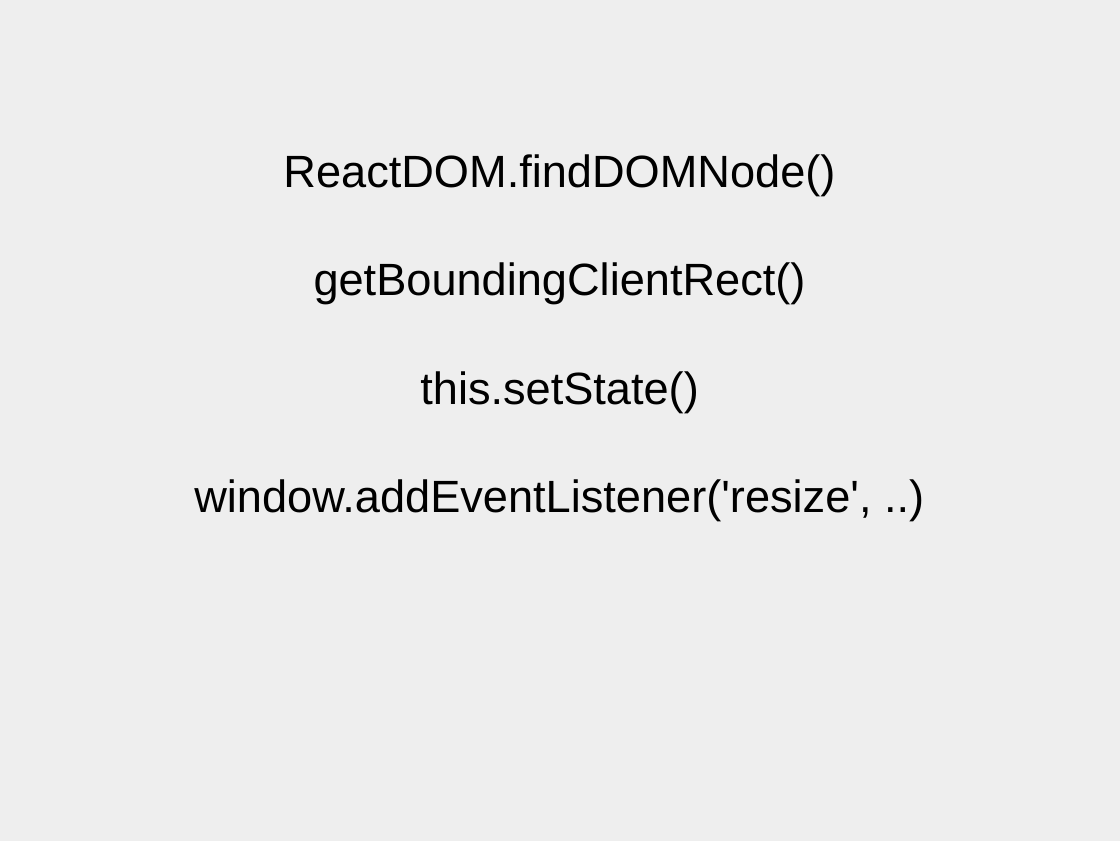
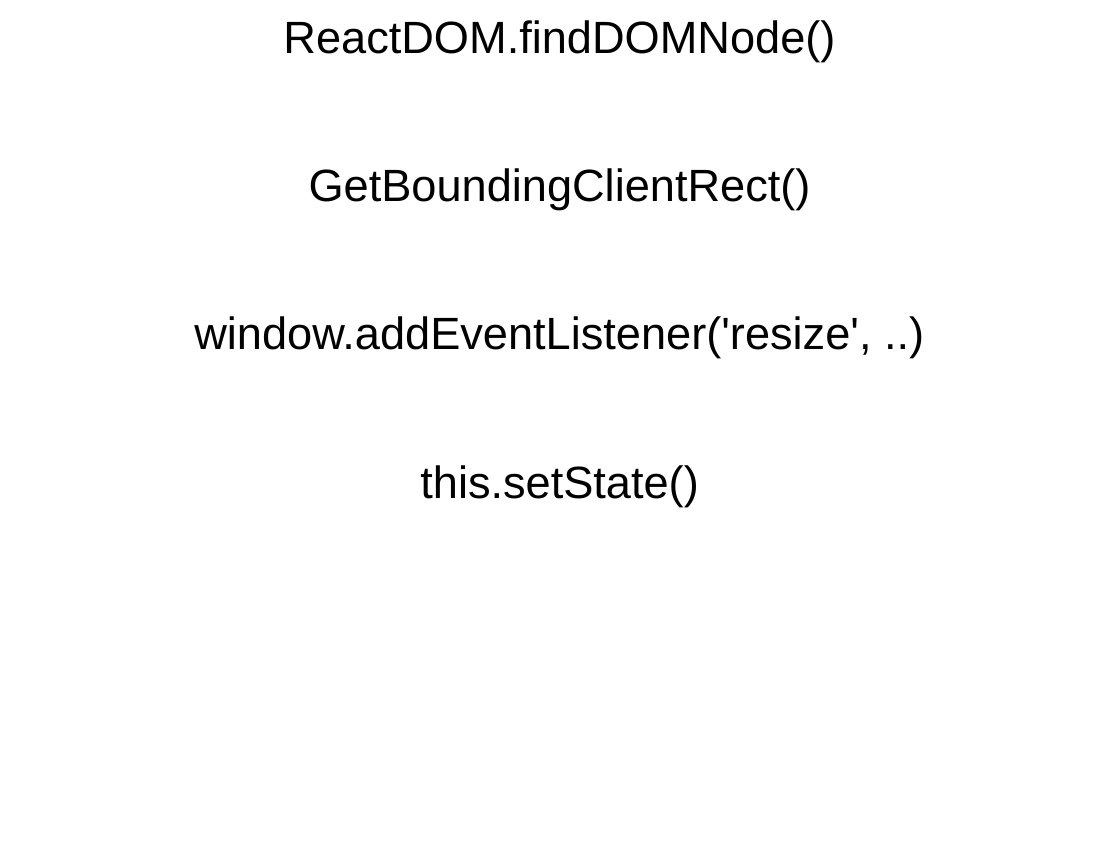
Before and after one commit to johnBartos/react-d3-demo, a slide deck: slide 7 of d3slides.odp. Drawn at 1120x841 pixels with LibreOffice and Linux fonts; fonts in the diff are those of the drawing. Boxes give left, top, right and bottom in pixels: in the first picture for what was removed or moved away, otherwise in the second. Text is boxed around its words. In the diff, an @@ line names an element or a change of style, - is before the commit and + after.

Commit message:
update slides

```diff
--- a/d3slides.odp
+++ b/d3slides.odp
@@ background #EEEEEE to #FFFFFF @@
@@ subtitle at [283, 20, 835, 506]: more space between paragraphs @@
@@ subtitle at [194, 168, 871, 358]: text changed @@
-getBoundingClientRect()
+GetBoundingClientRect()
+window.addEventListener('resize', ..)
@@ subtitle at [194, 479, 871, 521]: paragraph removed @@
-window.addEventListener('resize', ..)
```
Also in this commit, not shown: 12 other slides changed, 4 slides added, 6 slides removed.
